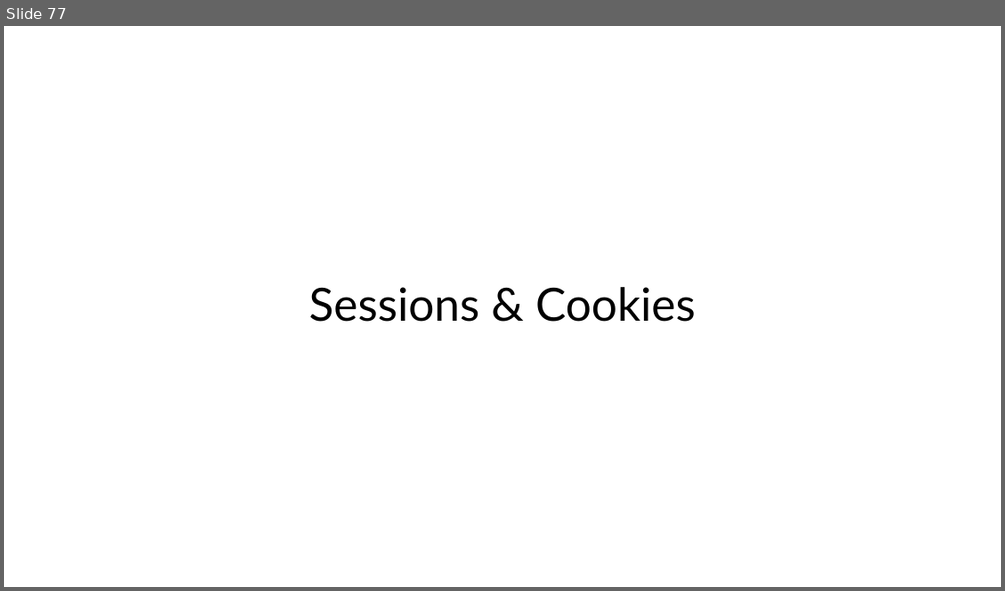
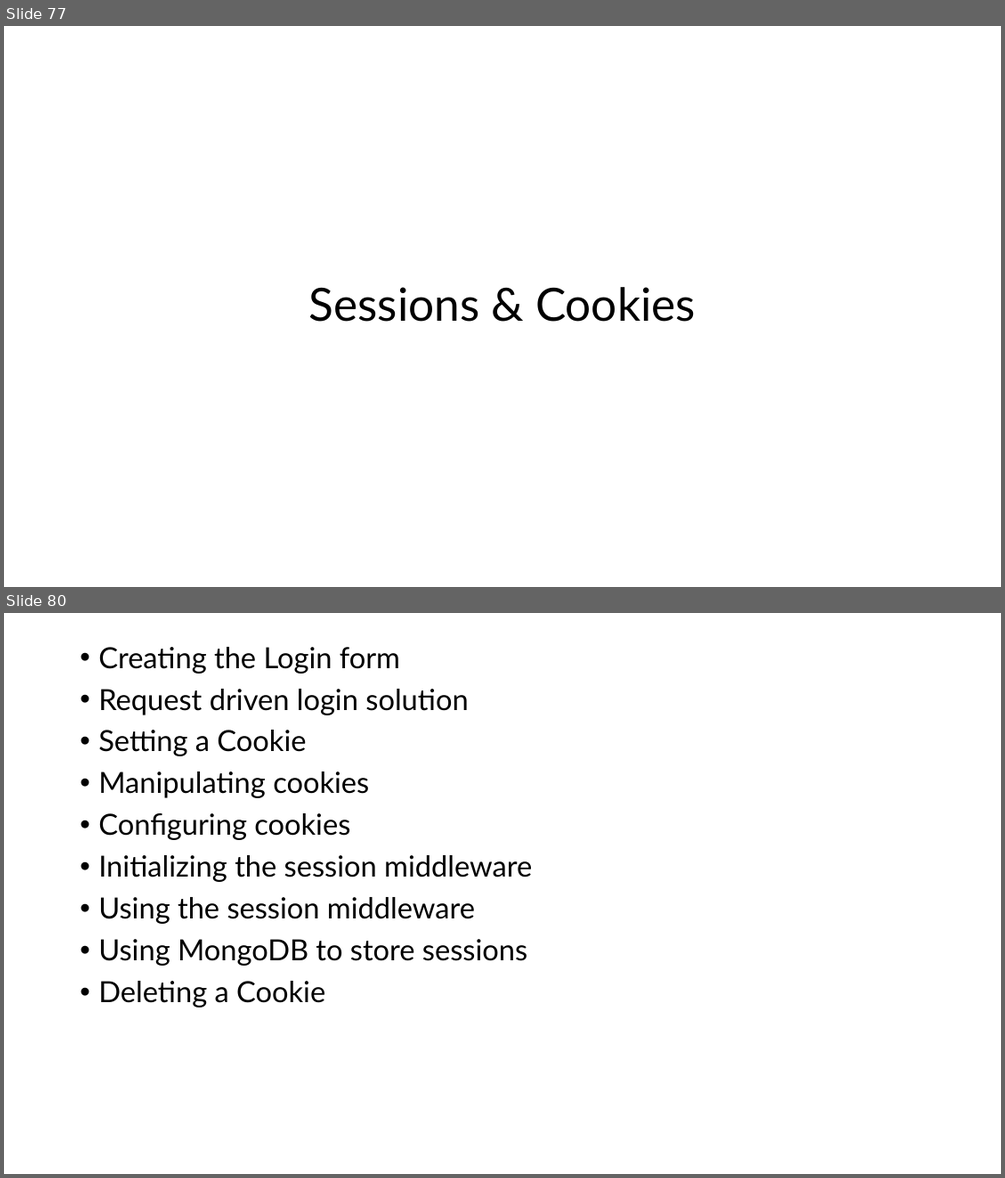
Before and after one commit to PiyushChaturvedii/Batch05, a slide deck: node/Nodejs.pptx. Shown one above the other, each under a label of ours: slide 77 before the commit, slides 77 and 80 after it; the slides between them are not shown. The pictures are 1005x591 and 1005x1178 pixels, drawn with LibreOffice and Linux fonts; fonts in the diff are those of the drawing. Boxes give left, top, right and bottom in pixels: in the first picture for what was removed or moved away, otherwise in the second. Text is boxed around its words. In the diff, an @@ line names an element or a change of style, - is before the commit and + after.

Commit message:
cookies

```diff
--- a/node/Nodejs.pptx
+++ b/node/Nodejs.pptx
@@ slide 80 added at <box>4,613,1001,1174</box>, background #FFFFFF @@
@@ text added at <box>98,647,532,1007</box>, 28 pt, text #000000 @@
+• Creating the Login form
+• Request driven login solution
+• Setting a Cookie
+• Manipulating cookies
+• Configuring cookies
+• Initializing the session middleware
+• Using the session middleware
+• Using MongoDB to store sessions
+• Deleting a Cookie
```
Also in this commit, not shown: 1 slide changed, 2 other slides added, 42 other files.
